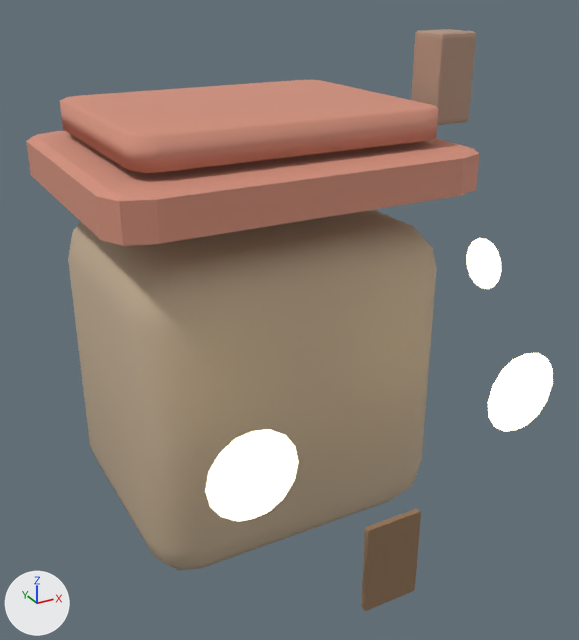
Two versions of the glTF model assets/models/buildings/cottage_01.glb, one commit apart.
Rendered twice from a 50 mm lens placed at (-3.17, -6.59, 5.13), pointed at (0.21, -0.45, 2.06). Lighting does not change. The marker at lower left points along +X, +Y and +Z. The older version comes first. Where no turn or scale is listed for an object, it has been applied to the vertices. Vertices at exactly the same position are counted once.

In view in the first picture: 'Chimney', 'CottageBody', 'CottageRoof', 'Door', 'RoofPeak', 'SideWindow', 'Window_-1.2', 'Window_1.2'.
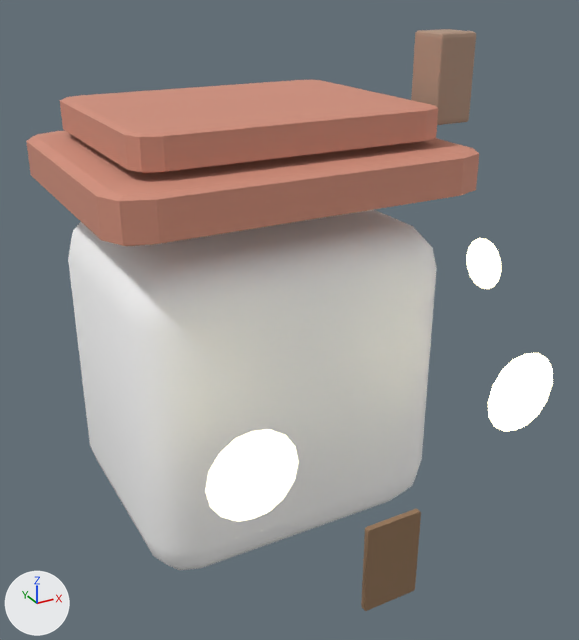
Pixel boxes [x1, y1, x2, y2] of what changed, in the pictures (579 x 640 px):
'CottageBody', recoloured (beige to white): [68, 210, 436, 570] in both
part 1 of me_cube_003, shading changed: [162, 109, 427, 172] in both
part 2 of me_cube_003, shading changed: [60, 100, 165, 172] in both
part 3 of me_cube_003, shading changed: [425, 108, 438, 141] in both

The change in detail:
Material 'WarmBrownTextured' (mat_warmbrowntextured) is new.
Its base color is (1.0, 1.0, 1.0) (white #ffffff).
Its roughness is 1.0.
me_cube_001 has 96 vertices, 188 faces and spans x -1.5..1.5, y -1.25..1.25, z -1.5..1.5.
me_cube_001 no longer uses material mat_warmbrown (beige #c2ad93).
me_cube_001 gains material mat_warmbrowntextured (white #ffffff).
me_cube_003 has 56 vertices, 108 faces and spans x -1.4..1.4, y -1.1..1.1, z -0.15..0.15.
me_cube_003 is used by ob_roofpeak; location (0.0, 0.0, 3.9).
me_cube_003 part 1: 24 of the faces centred in x -0.39..0.39, y -1.1..1.1, z -0.15..0.15 are now shaded flat.
me_cube_003 part 2: 18 of the faces centred in x -1.4..-1.23, y -1.08..1.08, z -0.15..0.15 are now shaded flat.
me_cube_003 part 3: 18 of the faces centred in x 1.23..1.4, y -1.08..1.08, z -0.15..0.15 are now shaded flat.
